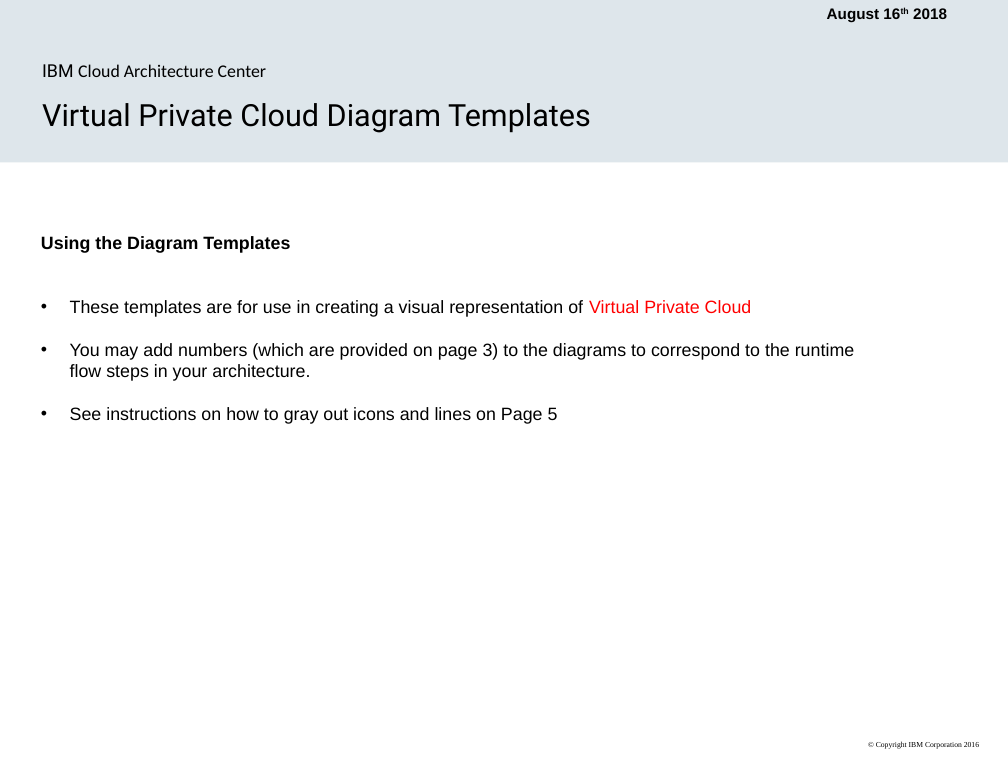
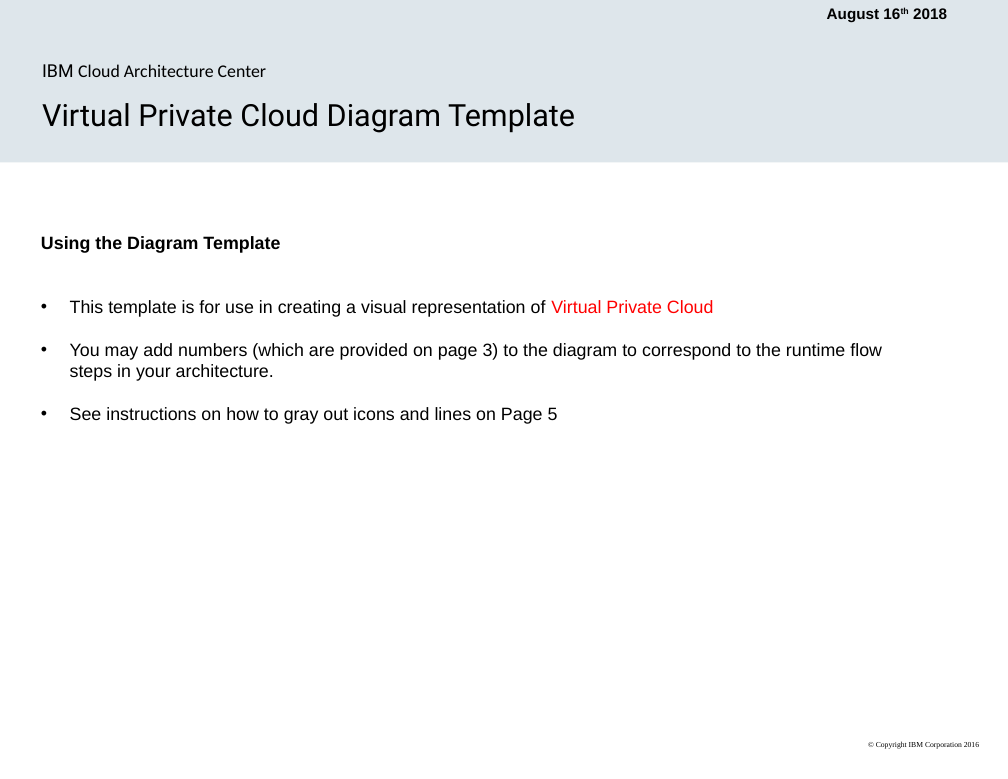
Before and after one commit to ibm-cloud-architecture/ibm-cloud-stencils, a slide deck: slide 1 of powerpoint/templates/VirtualPrivateCloudEditablePPT.pptx. Drawn at 1008x779 pixels with LibreOffice and Linux fonts; fonts in the diff are those of the drawing. Boxes give left, top, right and bottom in pixels: in the first picture for what was removed or moved away, otherwise in the second. Text is boxed around its words. In the diff, an @@ line names an element or a change of style, - is before the commit and + after.

```diff
--- a/powerpoint/templates/VirtualPrivateCloudEditablePPT.pptx
+++ b/powerpoint/templates/VirtualPrivateCloudEditablePPT.pptx
@@ text at [42, 103, 575, 133]: text changed @@
-Virtual Private Cloud Diagram Templates
+Virtual Private Cloud Diagram Template
@@ text at [41, 236, 882, 381]: text changed @@
-Using the Diagram Templates
-• These templates are for use in creating a visual representation of Virtual Private Cloud
-• You may add numbers (which are provided on page 3) to the diagrams to correspond to the runtime flow steps in your architecture.
+Using the Diagram Template
+• This template is for use in creating a visual representation of Virtual Private Cloud
+• You may add numbers (which are provided on page 3) to the diagram to correspond to the runtime flow steps in your architecture.
```
Also in this commit, not shown: 1 other file.
